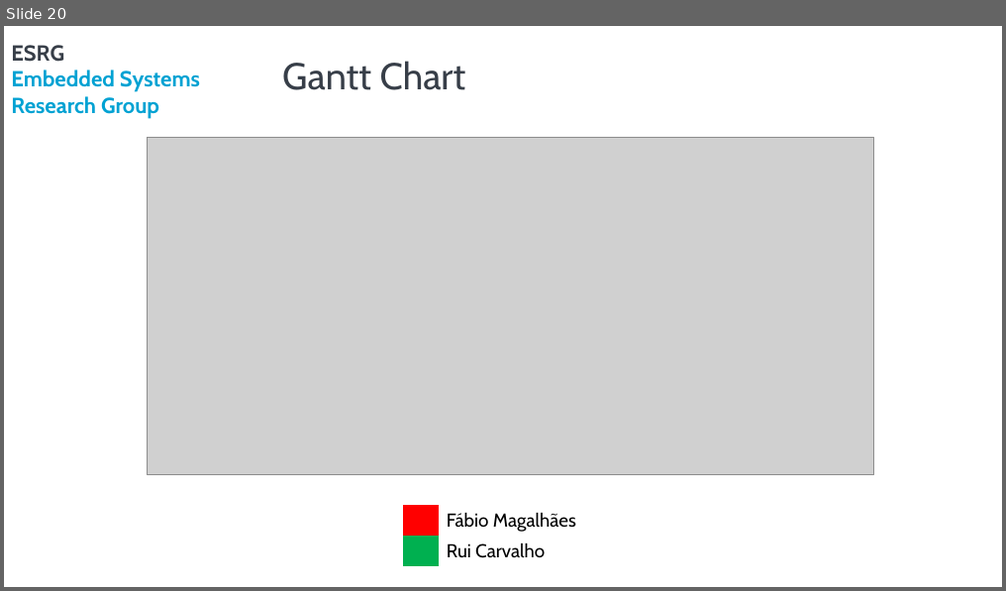
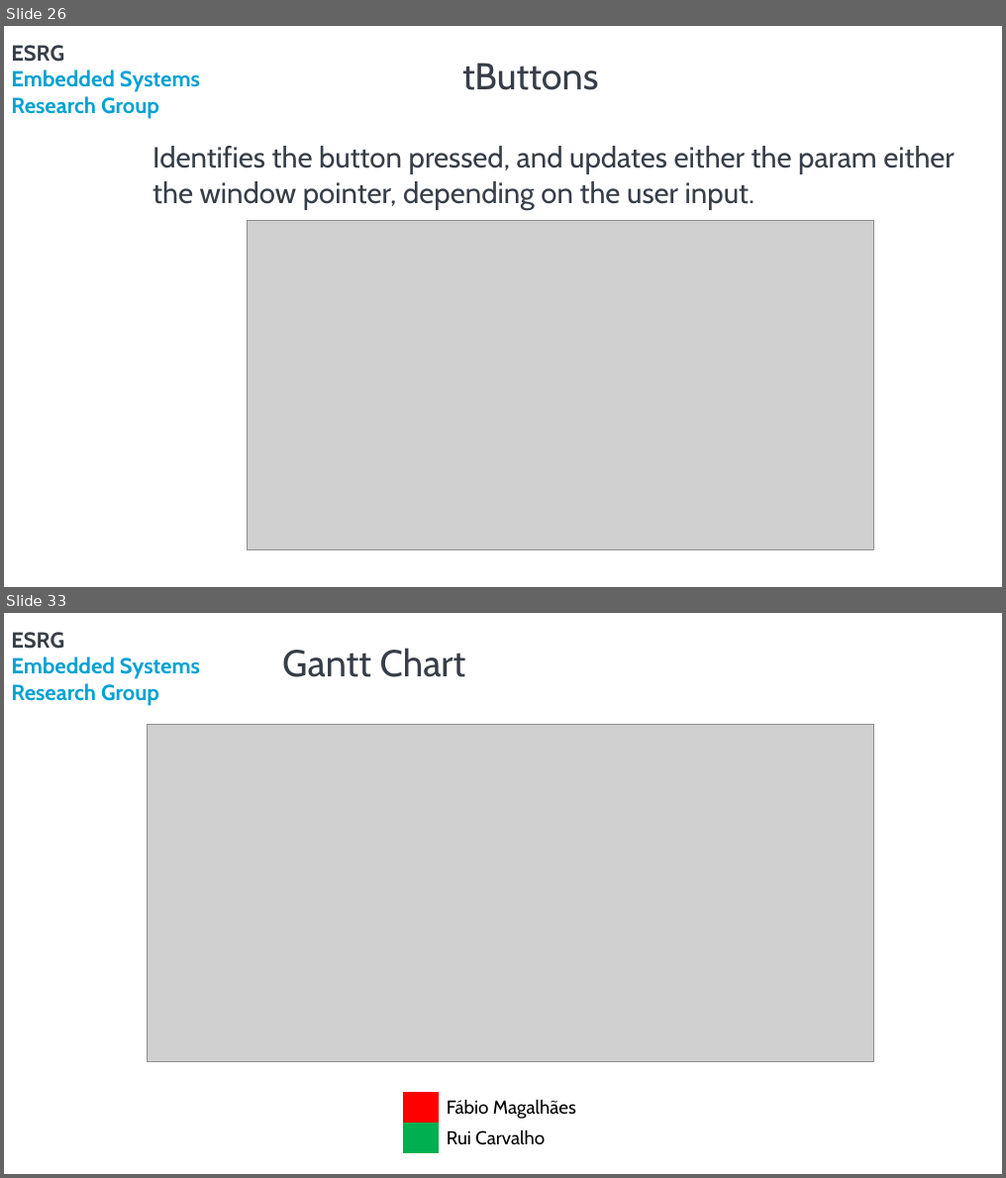
Before and after one commit to rpcarvalho/PSE, a slide deck: Reports/AnalysisApresentation_A75030_FabioMagalhaes_A76279_RuiCarvalho.pptx. Shown one above the other, each under a label of ours: slide 20 before the commit, slides 26 and 33 after it; the slides between them are not shown. The pictures are 1006x591 and 1006x1178 pixels, drawn with LibreOffice and Linux fonts; fonts in the diff are those of the drawing; grey boxes stand for pictures; background and template pictures are left out. Boxes give left, top, right and bottom in pixels: in the first picture for what was removed or moved away, otherwise in the second. Text is boxed around its words. In the diff, an @@ line names an element or a change of style, - is before the commit and + after.

```diff
--- a/Reports/AnalysisApresentation_A75030_FabioMagalhaes_A76279_RuiCarvalho.pptx
+++ b/Reports/AnalysisApresentation_A75030_FabioMagalhaes_A76279_RuiCarvalho.pptx
@@ slide 26 added at box(4, 26, 1002, 587), background #FFFFFF; not listed: 2 template elements that a slide beside it also shows @@
@@ title added at box(462, 63, 598, 90), 36 pt, text #373E48 @@
+tButtons
@@ text added at box(152, 146, 954, 210), 28 pt, text #373E48 @@
+Identifies the button pressed, and updates either the param either the window pointer, depending on the user input.
@@ picture added at box(247, 221, 873, 550) @@
@@ what was slide 20 is now slide 33 @@
```
Also in this commit, not shown: 6 slides changed, 23 other slides added, 11 slides removed, 1 other file.
